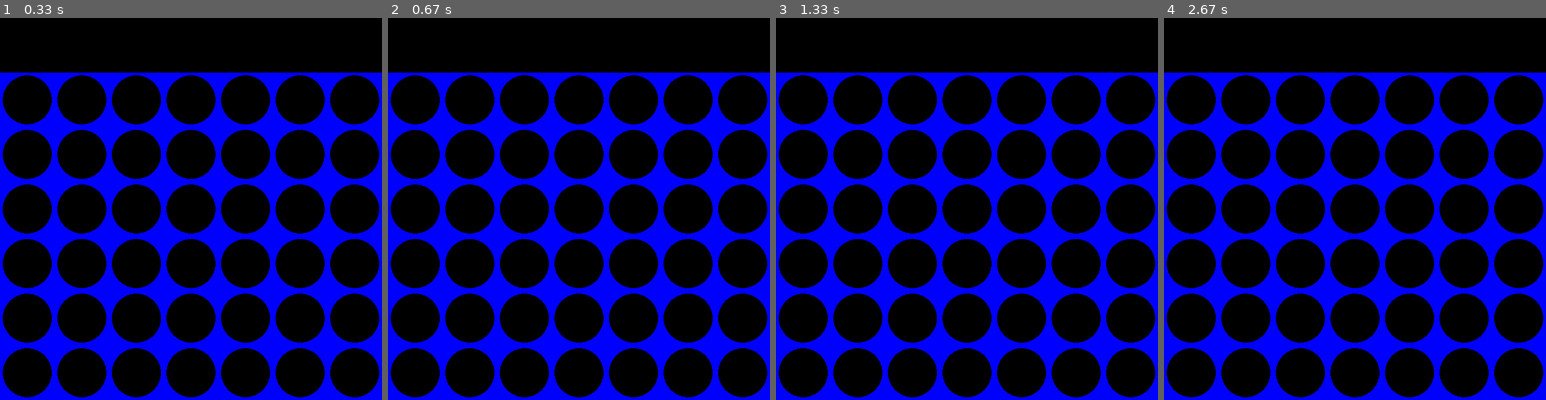
Above: before the commit, frames 1-4 (left to right).
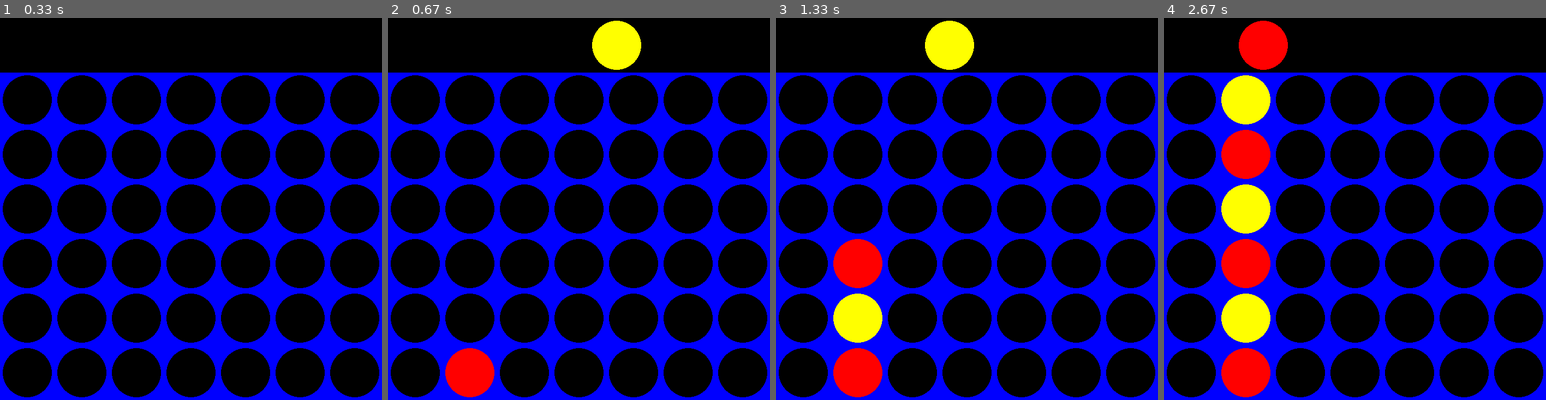
Above: after the commit, the same moments.

Repository: BubbaTLC/Pygame-Connect4
Game: pygame game, started from connect4.py
The game is run twice, just before and just after one commit, with the same random seed, the same clock (stepped at 60 frames per second) and the same inputs.
Inputs (mouse positions are in pixels of both pictures, inside the frame that each line leads up to):
- Up to frame 1 (0.33 s): no input
- Up to frame 2 (0.67 s): press the mouse at (487, 212) at 0.37 s; move the mouse to (552, 251) at 0.47 s; release the mouse at (617, 293) at 0.6 s
- Up to frame 3 (1.33 s): press the mouse at (875, 212) at 0.7 s; move the mouse to (944, 228) at 0.8 s; release the mouse at (1012, 243) at 0.93 s; press the mouse at (875, 212) at 1.1 s; move the mouse to (913, 258) at 1.2 s; move the mouse to (947, 308) at 1.3 s
- Up to frame 4 (2.67 s): release the mouse at (1335, 308) at 1.33 s; press the mouse at (1263, 212) at 1.47 s; move the mouse to (1358, 239) at 1.57 s; release the mouse at (1454, 270) at 1.7 s; press the mouse at (1263, 212) at 1.87 s; move the mouse to (1374, 262) at 1.97 s; release the mouse at (1488, 308) at 2.1 s; press the mouse at (1263, 212) at 2.27 s; move the mouse to (1351, 178) at 2.37 s; release the mouse at (1435, 140) at 2.5 s; move the mouse to (1263, 212) at 2.63 s

Frame 1 is identical in both runs. In frame 2, 2.6% of the frame differs, in the area x 15-67%, y 0-100%; in frame 3, 5.2%; in frame 4, 9.0%, in the area x 15-33%, y 0-100%.

Commit message:
Finished part 4, Functioning gui and game logic. --BC

Diff:
--- a/connect4.py
+++ b/connect4.py
@@ -1,39 +1,70 @@
 import numpy as np
 import pygame
 import sys
+import math
+# pylint: disable=no-member
 
+# * Global Constant Variables * #
 BLUE = (0, 0, 255)
 BLACK = (0, 0, 0)
+YELLOW = (255, 255, 0)
+RED = (255, 0, 0)
 
 ROW_COUNT = 6
 COL_COUNT = 7
-# pylint: disable=no-member
 
+SQUARESIZE = 100
+RADIUS = int(SQUARESIZE/2 - 5)
 
+WIDTH = COL_COUNT * SQUARESIZE
+HEIGHT = (ROW_COUNT + 1) * SQUARESIZE
+
+SIZE = (WIDTH, HEIGHT)
+
+# * Function Definitions * #
 def create_board():
+    """
+    This function loads an array of zeros with the demensions of ROW_COUNT x COL_COUNT
+    """
     board = np.zeros((ROW_COUNT, COL_COUNT), dtype=int)
     return board
 
 
 def drop_piece(board, row, col, piece):
+    """
+    This function places a players piece into the board array.
+    """
     board[row][col] = piece
 
 
 def is_valid_location(board, col):
+    """
+    This function returns True if the column is NOT full, False if it is full.
+    """
     return board[ROW_COUNT - 1][col] == 0
 
 
 def get_next_open_row(board, col):
+    """
+    This function returns the next available row in the given column.
+    """
     for r in range(ROW_COUNT):
         if board[r][col] == 0:
             return r
 
 
 def print_board(board):
+    """
+    This function prints the board to the command line.
+    """
     print(np.flip(board, 0))
 
 
 def winning_move(board, piece):
+    """
+    This function checks to see if the player has won.
+    """
+    # TODO: Make the algorithm for checking who has won more efficient.
     # Check all horizontal locations for win
     for c in range(COL_COUNT-3):
         for r in range(ROW_COUNT):
@@ -58,70 +89,89 @@
 
 
 def draw_board(board):
+    """
+    This function draws the board to the screen.
+    """
     for c in range(COL_COUNT):
         for r in range(ROW_COUNT):
-            pygame.draw.rect(screen, BLUE, (c*SQUARESIZE, r *
-                                            SQUARESIZE+SQUARESIZE, SQUARESIZE, SQUARESIZE))
-            pygame.draw.circle(screen, BLACK, (int(c*SQUARESIZE + SQUARESIZE/2), int(r *
-                                                                                     SQUARESIZE+SQUARESIZE+SQUARESIZE/2)), RADIUS)
+            pygame.draw.rect(screen, BLUE, (c*SQUARESIZE, r * SQUARESIZE+SQUARESIZE, SQUARESIZE, SQUARESIZE))
+            pygame.draw.circle(screen, BLACK, (int(c*SQUARESIZE + SQUARESIZE/2), int(r * SQUARESIZE+SQUARESIZE+SQUARESIZE/2)), RADIUS)
+    for c in range(COL_COUNT):
+        for r in range(ROW_COUNT):
+            if board[r][c] == 1:
+                pygame.draw.circle(screen, RED, (int(c*SQUARESIZE + SQUARESIZE/2), HEIGHT-int(r * SQUARESIZE+SQUARESIZE/2)), RADIUS)
+            elif board[r][c] == 2:
+                pygame.draw.circle(screen, YELLOW, (int(c*SQUARESIZE + SQUARESIZE/2), HEIGHT-int(r * SQUARESIZE+SQUARESIZE/2)), RADIUS)
+    pygame.display.update()
 
 
-board = create_board()
-print_board(board)
-gameOver = False
-turn = 0
-pygame.init()
+if __name__ == "__main__":
+    # * Initialize Game * #
+    board = create_board()
+    print_board(board)
+    gameOver = False
+    turn = 0
 
-SQUARESIZE = 100
-width = COL_COUNT * SQUARESIZE
-height = (ROW_COUNT + 1) * SQUARESIZE
+    # * Initialize Graphics * #
+    pygame.init()
+    screen = pygame.display.set_mode(SIZE)
+    draw_board(board)
+    pygame.display.update()
+    myFont = pygame.font.SysFont("monospace", 75)
 
-size = (width, height)
+    # * Game Loop * #
+    while not gameOver:
+        for event in pygame.event.get():
+            if event.type == pygame.QUIT:
+                sys.exit()
 
-RADIUS = int(SQUARESIZE/2 - 5)
+            # Draw floating piece
+            if event.type == pygame.MOUSEMOTION:
+                pygame.draw.rect(screen, BLACK, (0,0, WIDTH, SQUARESIZE))
+                posX = event.pos[0]
+                if turn == 0:
+                    pygame.draw.circle(screen, RED, (posX, int(SQUARESIZE/2)), RADIUS)
+                else:
+                    pygame.draw.circle(screen, YELLOW, (posX, int(SQUARESIZE/2)), RADIUS)
+                pygame.display.update()
 
-screen = pygame.display.set_mode(size)
-draw_board(board)
-pygame.display.update()
+            # Place down piece
+            if event.type == pygame.MOUSEBUTTONDOWN:
+                pygame.draw.rect(screen, BLACK, (0,0, WIDTH, SQUARESIZE))
+                # Ask for player 1 input
+                if turn == 0:
+                    posX = event.pos[0]
+                    col = int(math.floor(posX/SQUARESIZE))
 
+                    if is_valid_location(board, col):
+                        row = get_next_open_row(board, col)
+                        drop_piece(board, row, col, 1)
 
-while not gameOver:
+                        if winning_move(board, 1):
+                            label = myFont.render("Player 1 wins!!", 1, RED)
+                            screen.blit(label, (40, 10))
+                            print_board(board)
+                            gameOver = True
 
-    for event in pygame.event.get():
-        if event.type == pygame.QUIT:
-            sys.exit()
+                # ask for player 2 input
+                else:
+                    posX = event.pos[0]
+                    col = int(math.floor(posX/SQUARESIZE))
 
-        if event.type == pygame.MOUSEBUTTONDOWN:
-            continue
-            # # Ask for player 1 input
-            # if turn == 0:
-            #     col = int(input("Player 1 Make your Selection (0-6):"))
+                    if is_valid_location(board, col):
+                        row = get_next_open_row(board, col)
+                        drop_piece(board, row, col, 2)
 
-            #     if is_valid_location(board, col):
-            #         row = get_next_open_row(board, col)
-            #         drop_piece(board, row, col, 1)
+                        if winning_move(board, 2):
+                            label = myFont.render("Player 2 wins!!", 1, YELLOW)
+                            screen.blit(label, (40, 10))
+                            print_board(board)
+                            gameOver = True
 
-            #         if winning_move(board, 1):
-            #             print_board(board)
-            #             print("Player 1 wins!!!")
-            #             gameOver = True
-            #             break
+                print_board(board)
+                draw_board(board)
 
-            # # ask for player 2 input
-            # else:
-            #     col = int(input("Player 2 Make your Selection (0-6):"))
+                turn = (turn + 1) % 2
 
-            #     if is_valid_location(board, col):
-            #         row = get_next_open_row(board, col)
-            #         drop_piece(board, row, col, 2)
-
-            #         if winning_move(board, 2):
-            #             print_board(board)
-            #             print("Player 2 wins!!!")
-            #             gameOver = True
-            #             break
-
-            print_board(board)
-
-            turn += 1
-            turn = turn % 2
+                if gameOver:
+                    pygame.time.wait(3000)
